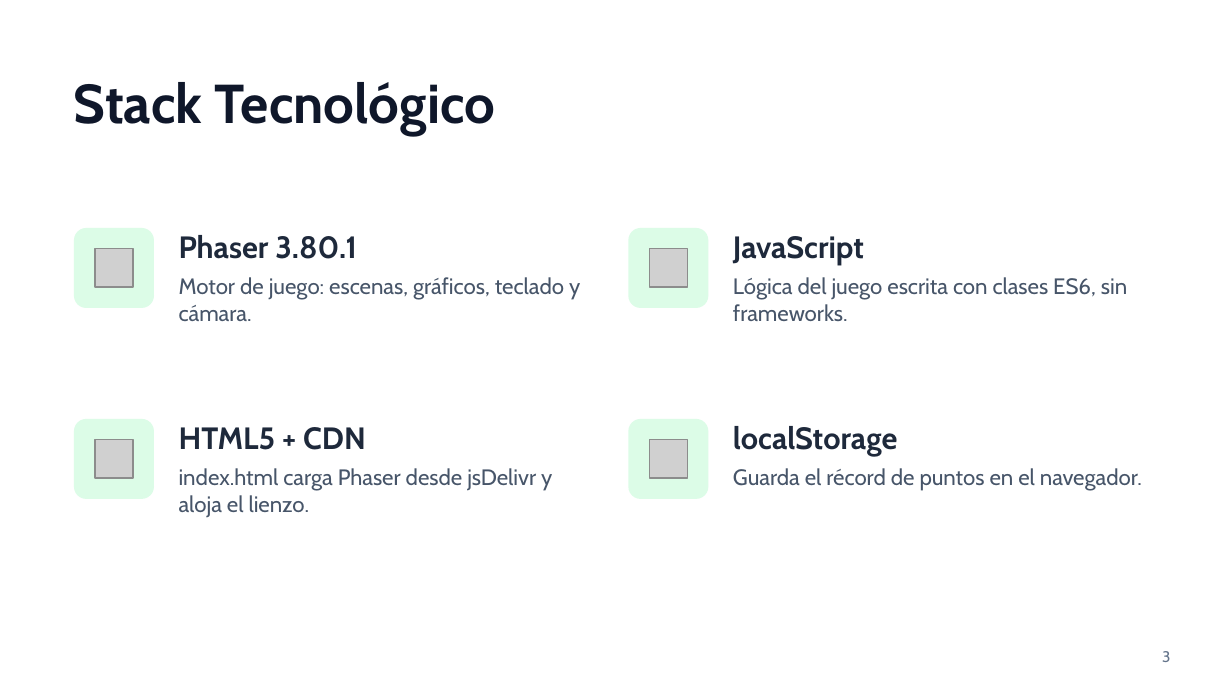
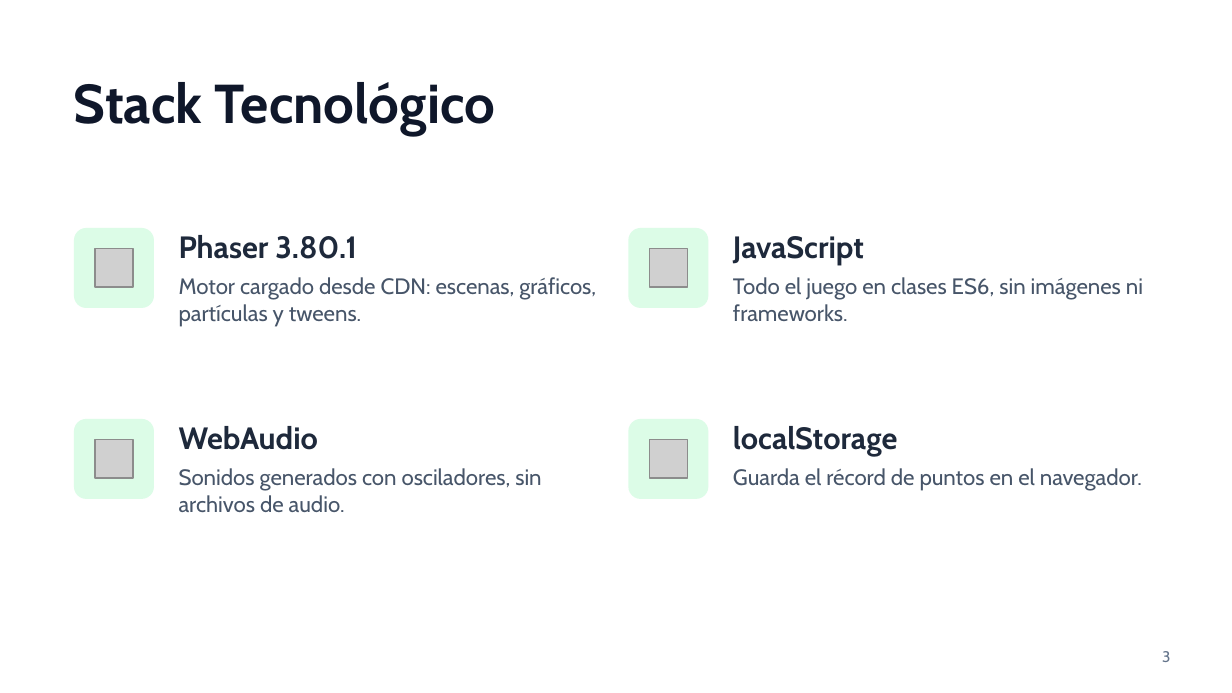
Before and after one commit to 2026B-sof-jueg-gr1/VELASQUEZ-CANDO-CAROL-ABIGAIL-jueg-gr3, a slide deck: slide 3 of Snake/Presentación de Snake.pptx. Drawn at 1232x693 pixels with LibreOffice and Linux fonts; fonts in the diff are those of the drawing; grey boxes stand for pictures. Boxes give left, top, right and bottom in pixels: in the first picture for what was removed or moved away, otherwise in the second. Text is boxed around its words. In the diff, an @@ line names an element or a change of style, - is before the commit and + after.

```diff
--- a/Snake/Presentación de Snake.pptx
+++ b/Snake/Presentación de Snake.pptx
@@ text at box(179, 277, 596, 327): text changed @@
-Motor de juego: escenas, gráficos, teclado y cámara.
+Motor cargado desde CDN: escenas, gráficos, partículas y tweens.
@@ text at box(733, 277, 1143, 321): text changed @@
-Lógica del juego escrita con clases ES6, sin frameworks.
+Todo el juego en clases ES6, sin imágenes ni frameworks.
@@ text at box(179, 426, 318, 450): text changed @@
-HTML5 + CDN
+WebAudio
@@ text at box(179, 468, 541, 512): text changed @@
-index.html carga Phaser desde jsDelivr y aloja el lienzo.
+Sonidos generados con osciladores, sin archivos de audio.
```
Also in this commit, not shown: 6 other slides changed, 6 slides added, 2 slides removed, 1 other file.
